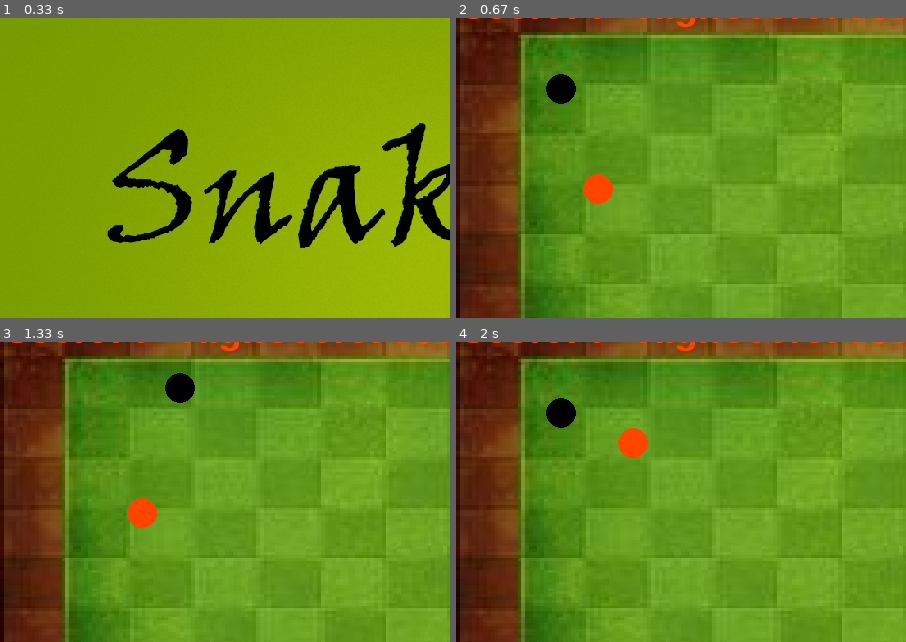
Above: before the commit, frames 1-4 (two rows, left to right).
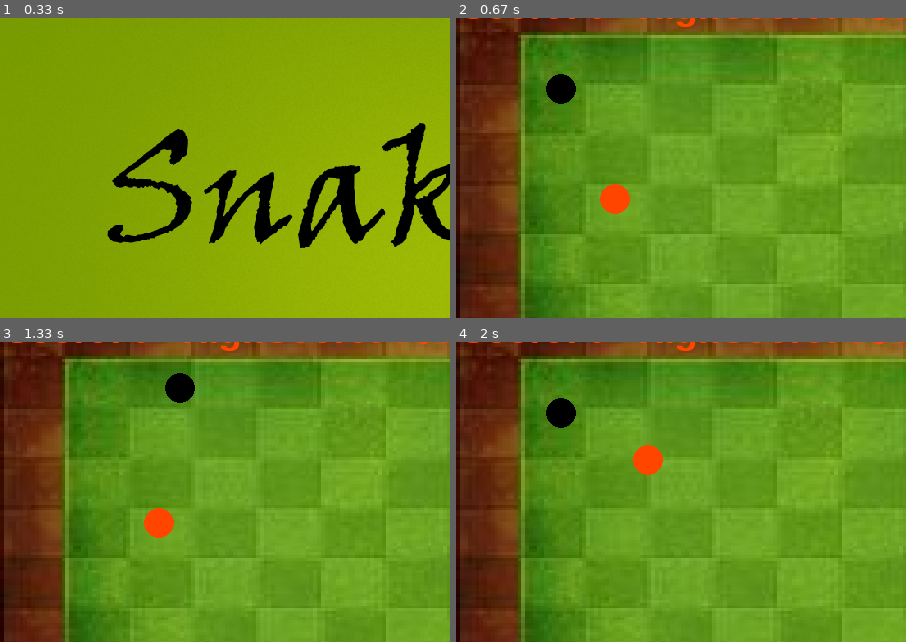
Above: after the commit, the same moments.

Repository: AnubhavMadhav/PyGames
Game: pygame game, started from 01- Snake/snake.py
Same seed, same stepped clock (60 frames per second), same inputs: the game is played once before the commit and once after it.
Inputs:
- Up to frame 1 (0.33 s): no input
- Up to frame 2 (0.67 s): tap Space at 0.33 s
- Up to frame 3 (1.33 s): hold Right 0.67-1.13 s; hold Up from 1.17 s (still down)
- Up to frame 4 (2 s): release Up at 1.47 s; tap Enter at 1.5 s; tap Space at 1.83 s
The pictures show only the part of the screen within x 0-50%, y 6-56%; the shares and areas given below are measured in that part.

Frame 1 is identical in both runs. In frame 2, 0.8% of the frame differs, in the area x 28-39%, y 52-66%; in frame 3, 0.8%; in frame 4, 0.9%, in the area x 36-46%, y 28-45%.

Commit message:
README.md updated

Diff:
--- a/01- Snake/snake.py
+++ b/01- Snake/snake.py
@@ -21,15 +21,15 @@
 screen_width = 900
 screen_height = 600
 gameWindow = pygame.display.set_mode((screen_width, screen_height))                    # Game Window of 1200x500
-pygame.display.set_caption("Snake - by Anubhav Madhav")             # Title of the Game, which appears at the top of the window
+pygame.display.set_caption("Snake")             # Title of the Game, which appears at the top of the window
 pygame.display.update()                 # We need to update our display each and everytime we make a change
 
 # Background Image
-bgimg = pygame.image.load("bgimg.jpg")
+bgimg = pygame.image.load("images/bgimg.jpg")
 bgimg = pygame.transform.scale(bgimg, (screen_width, screen_height)).convert_alpha()            # convert alpha do not let the loading of image make delay in game
-homeimg = pygame.image.load("home.png")
+homeimg = pygame.image.load("images/home.png")
 homeimg = pygame.transform.scale(homeimg, (screen_width, screen_height)).convert_alpha()            # convert alpha do not let the loading of image make delay in game
-gameover = pygame.image.load("gameover.png")
+gameover = pygame.image.load("images/gameover.png")
 gameover = pygame.transform.scale(gameover, (screen_width, screen_height)).convert_alpha()            # convert alpha do not let the loading of image make delay in game
 
 
@@ -71,7 +71,7 @@
 
 # Creating a Game Loop
 def gameloop():
-    pygame.mixer.music.load('back.mp3')
+    pygame.mixer.music.load('audios/back.mp3')
     pygame.mixer.music.play()
     # Game Specific Variables
     exit_game = False
@@ -82,8 +82,8 @@
     init_velocity = 5
     velocity_x = 0
     velocity_y = 0
-    food_x = random.randint(80, screen_width/2)
-    food_y = random.randint(80, screen_height/2)
+    food_x = random.randint(100, screen_width/2)
+    food_y = random.randint(100, screen_height/2)
     food_size = 30
     score = 0
     fps = 30  # frames per second
@@ -184,13 +184,13 @@
             if head in snk_list[:-1]:
                 game_over  = True
                 gameWindow.blit(gameover, (0, 0))
-                pygame.mixer.music.load('gameover.mp3')
+                pygame.mixer.music.load('audios/gameover.mp3')
                 pygame.mixer.music.play()
 
             if snake_x<60 or snake_x>screen_width-90 or snake_y<50 or snake_y>screen_height-80:
                 game_over = True
                 gameWindow.blit(gameover, (0, 0))
-                pygame.mixer.music.load('gameover.mp3')
+                pygame.mixer.music.load('audios/gameover.mp3')
                 pygame.mixer.music.play()
                 # print("Game Over!!")
 
Not shown, changed: 01- Snake/README.md
Binary file added: 01- Snake/images/Screenshot1.png
Binary file added: 01- Snake/images/Screenshot2.png
Binary file added: 01- Snake/images/Screenshot3.png
Renamed: 01- Snake/bgimg.jpg -> 01- Snake/images/bgimg.jpg
Renamed: 01- Snake/gameover.png -> 01- Snake/images/gameover.png
Renamed: 01- Snake/home.png -> 01- Snake/images/home.png
Not shown, added: 01- Snake/audios/back.mp3
Not shown, added: 01- Snake/audios/gameover.mp3
